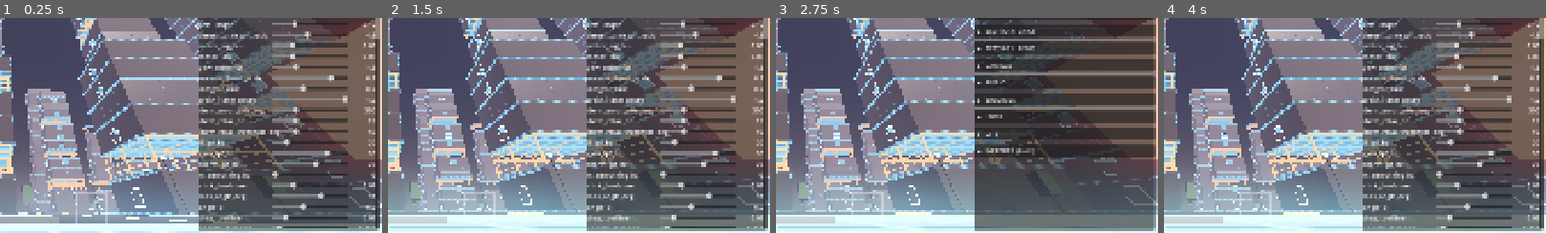
Above: before the commit, frames 1-4 (left to right).
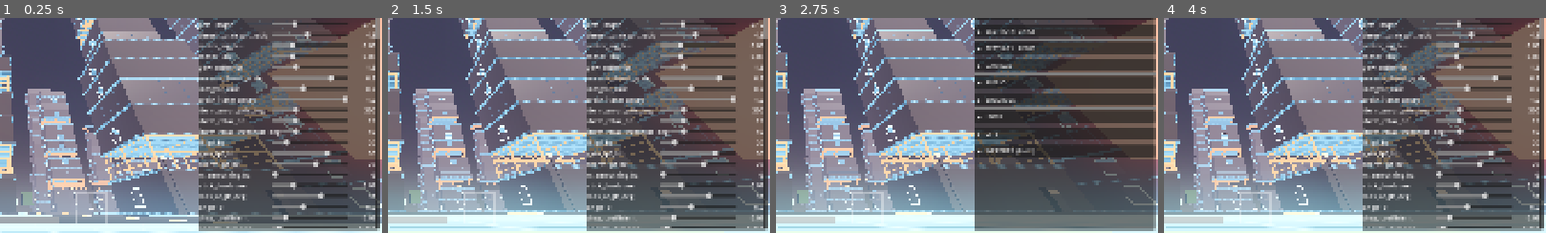
Above: after the commit, the same moments.

Repository: EhudVardi/QuadShot
Game: Godot game, scene res://scenes/city_map.tscn
Same seed, same stepped clock (60 frames per second), same inputs: the game is played once before the commit and once after it. This scene is started directly instead of the project's main scene.
Inputs:
- Up to frame 1 (0.25 s): no input
- Up to frame 2 (1.5 s): tap Enter (arm_toggle) at 0.5, 0.6 s; hold Right (ui_right) 0.53-1.25 s; click "Defaults" at 1.25 s
- Up to frame 3 (2.75 s): click "▼ FLIGHT" at 2 s
- Up to frame 4 (4 s): click "▶ FLIGHT" at 2.75 s; click "del" at 3.5 s
The pictures show only the part of the screen within x 50-100%, y 50-100%; the shares and areas given below are measured in that part.

The runs differ from the first frame. In frame 1, 0.2% of the frame differs, in the area x 4-78%, y 77-92%; in frame 2, 0.2%, in the area x 4-78%, y 76-91%; in frame 3, 0.2%; in frame 4, 0.2%.

Commit message:
B3/B4 v1.64: zonal prop styling — cyber core, natural mid, urban rim
The centre-lush / edge-gritty vision on the v1.63 greenery framework: a
block's ground props follow its height-zone. CYBERPUNK bio-luminescent
greenery at the lush core, NATURAL matte trees in the mid ring, URBAN
hardscape (kiosk + lit sign, bench) at the rim.

Shapes reused, materials swapped: a cyber tree is the tree with a glowing
canopy, a cyber hedge is the planter with a glowing top; only urban adds
new shapes. Style from _prop_style off _zone (CYBER>=0.6, NATURAL>=0.3,
else URBAN). Plazas fill with the zone's park; occupied blocks get the
zone's prop on each sealed side (still never blocking an opening).

Verified gradient (probe, seed-42 6x5): C cluster on the core, N ring
around, U at the edges. Batched to <=7 prop materials, +4 draw calls
(573->577). city_layout_check PASS; scenes boot clean.

Diff:
--- a/scripts/environment/city_layout.gd
+++ b/scripts/environment/city_layout.gd
@@ -114,6 +114,21 @@
 const PLANTER_COLOR: Color = Color(0.18, 0.19, 0.21)
 ## Trees stand about this far apart when a plaza is filled like a park.
 const TREE_SPACING: float = 6.0
+## Prop style by height-zone (v1.64): the lush core glows cyberpunk, the mid ring
+## is natural, the gritty rim is urban hardscape.
+const CYBER_ZONE_CUT: float = 0.6
+const NATURAL_ZONE_CUT: float = 0.3
+## Cyberpunk greenery — bio-luminescent, blooms past the 1.0 threshold.
+const CYBER_BASE_COLOR: Color = Color(0.05, 0.07, 0.08)
+const CYBER_GLOW_COLOR: Color = Color(0.25, 0.95, 0.7)
+const CYBER_GLOW_ENERGY: float = 2.6
+## Urban hardscape — concrete grey with a small warm sign light.
+const HARDSCAPE_COLOR: Color = Color(0.16, 0.17, 0.19)
+const HARDSCAPE_SIGN_COLOR: Color = Color(1.0, 0.5, 0.25)
+const HARDSCAPE_SIGN_ENERGY: float = 2.0
+
+## Ground-prop kit chosen per block by its zone (v1.64).
+enum PropStyle { URBAN, NATURAL, CYBER }
 
 ## A block is either built on, a raised empty plaza, or a sunken marked lot.
 enum Lot { OCCUPIED, PLAZA, SUNKEN }
@@ -447,38 +462,66 @@
 ## + planters), occupied blocks get a couple of street trees at the curb. Uses a
 ## private seed so it never disturbs the building RNG stream — the city is
 ## byte-identical, greenery just lands on top. All batched (3 draw calls).
+## Ground props STYLED BY ZONE (v1.64): the downtown core gets cyberpunk
+## bio-luminescent greenery, the mid ring natural matte trees, the rim urban
+## hardscape (kiosks/benches, no green) — the user's centre-lush / edge-gritty
+## vision. Plazas fill like the zone's kind of park; occupied blocks get a prop
+## on each sealed side. Private seed (the city is untouched); all batched.
 func _build_greenery(lots: Array) -> void:
 	var g_rng := RandomNumberGenerator.new()
 	g_rng.seed = layout_seed * 977 + 13
-	var trunk_mat := StandardMaterial3D.new()
-	trunk_mat.albedo_color = TREE_TRUNK_COLOR
-	trunk_mat.roughness = 0.9
-	var leaf_mat := StandardMaterial3D.new()
-	leaf_mat.albedo_color = TREE_LEAF_COLOR
-	leaf_mat.roughness = 0.85
-	var planter_mat := StandardMaterial3D.new()
-	planter_mat.albedo_color = PLANTER_COLOR
-	planter_mat.roughness = 0.9
+	var mats: Dictionary = _prop_materials()
 	var batch := BoxBatcher.new()
 	for r: int in rows:
 		for c: int in cols:
+			var style: int = _prop_style(c, r)
 			var x: float = _col_x[c]
 			var z: float = _row_z[r]
 			var w: float = _col_w[c]
 			var d: float = _row_d[r]
 			match lots[r][c]:
 				Lot.PLAZA:
-					_fill_plaza(batch, g_rng, x, z, w, d, trunk_mat, leaf_mat, planter_mat)
+					_fill_plaza(batch, g_rng, style, x, z, w, d, mats)
 				Lot.OCCUPIED:
-					_dress_sidewalk(batch, g_rng, x, z, w, d, trunk_mat, leaf_mat)
+					_dress_sidewalk(batch, g_rng, style, x, z, w, d, mats)
 	batch.commit_into(self)
 
 
-## A plaza filled like a small park: a jittered grid of mostly trees plus the odd
-## planter, on the raised slab.
-func _fill_plaza(batch: BoxBatcher, g_rng: RandomNumberGenerator, cx: float,
-		cz: float, w: float, d: float, trunk_mat: Material, leaf_mat: Material,
-		planter_mat: Material) -> void:
+## A block's ground-prop style from its height-zone: cyberpunk at the lush core,
+## natural in the mid ring, urban hardscape at the gritty rim.
+func _prop_style(c: int, r: int) -> int:
+	var zone: float = _zone(c, r)
+	if zone >= CYBER_ZONE_CUT:
+		return PropStyle.CYBER
+	if zone >= NATURAL_ZONE_CUT:
+		return PropStyle.NATURAL
+	return PropStyle.URBAN
+
+
+## Shared material set for every prop kit — each material is one batched draw call.
+func _prop_materials() -> Dictionary:
+	return {
+		"trunk": _flat_mat(TREE_TRUNK_COLOR, 0.9),
+		"leaf": _flat_mat(TREE_LEAF_COLOR, 0.85),
+		"planter": _flat_mat(PLANTER_COLOR, 0.9),
+		"cyber_base": _flat_mat(CYBER_BASE_COLOR, 0.6),
+		"cyber_glow": _emissive_mat(CYBER_GLOW_COLOR, CYBER_GLOW_ENERGY),
+		"concrete": _flat_mat(HARDSCAPE_COLOR, 0.9),
+		"sign": _emissive_mat(HARDSCAPE_SIGN_COLOR, HARDSCAPE_SIGN_ENERGY),
+	}
+
+
+func _flat_mat(color: Color, rough: float) -> StandardMaterial3D:
+	var mat := StandardMaterial3D.new()
+	mat.albedo_color = color
+	mat.roughness = rough
+	return mat
+
+
+## A plaza filled like the zone's kind of park: a jittered grid of that style's
+## props on the raised slab.
+func _fill_plaza(batch: BoxBatcher, g_rng: RandomNumberGenerator, style: int,
+		cx: float, cz: float, w: float, d: float, mats: Dictionary) -> void:
 	var inset: float = 3.0
 	var iw: float = w - 2.0 * inset
 	var id: float = d - 2.0 * inset
@@ -492,19 +535,15 @@
 			var fz: float = 0.5 if nz == 1 else float(j) / float(nz - 1)
 			var px: float = cx - iw * 0.5 + iw * fx + g_rng.randf_range(-0.8, 0.8)
 			var pz: float = cz - id * 0.5 + id * fz + g_rng.randf_range(-0.8, 0.8)
-			if g_rng.randf() < 0.75:
-				_add_tree(batch, px, pz, g_rng, trunk_mat, leaf_mat)
-			else:
-				_add_planter(batch, px, pz, planter_mat, leaf_mat)
-
-
-## Street trees on an occupied block's SEALED sides only (v1.63b) — a tree
-## softens the blank outward wall and, by construction, never blocks an opening
-## (the user's note: edge-centre trees were sitting in front of the windows).
-## Core blocks (open on all sides) get none; their greenery is the plaza parks.
-## Order matches _facing_open_sides / SIDES: front +Z, back -Z, right +X, left -X.
-func _dress_sidewalk(batch: BoxBatcher, g_rng: RandomNumberGenerator, cx: float,
-		cz: float, w: float, d: float, trunk_mat: Material, leaf_mat: Material) -> void:
+			_add_prop(batch, style, px, pz, g_rng, mats)
+
+
+## A prop on each of an occupied block's SEALED sides (blank outward walls) — the
+## v1.63b rule (never blocks an opening), now styled by zone. Core blocks (open
+## all round) get none; their greenery is the plaza parks. Side order matches
+## _facing_open_sides / SIDES: front +Z, back -Z, right +X, left -X.
+func _dress_sidewalk(batch: BoxBatcher, g_rng: RandomNumberGenerator, style: int,
+		cx: float, cz: float, w: float, d: float, mats: Dictionary) -> void:
 	var open: Array = _facing_open_sides(cx, cz)
 	var inset: float = 1.2
 	var spots: Array = [
@@ -515,7 +554,30 @@
 	]
 	for i: int in 4:
 		if not open[i]:
-			_add_tree(batch, spots[i].x, spots[i].y, g_rng, trunk_mat, leaf_mat)
+			_add_prop(batch, style, spots[i].x, spots[i].y, g_rng, mats)
+
+
+## Place one prop of the given style. Natural + cyber reuse the tree/hedge shapes
+## with different materials (a cyber tree is a tree with a glowing canopy); urban
+## has its own kiosk/bench.
+func _add_prop(batch: BoxBatcher, style: int, x: float, z: float,
+		g_rng: RandomNumberGenerator, mats: Dictionary) -> void:
+	match style:
+		PropStyle.CYBER:
+			if g_rng.randf() < 0.6:
+				_add_tree(batch, x, z, g_rng, mats["cyber_base"], mats["cyber_glow"])
+			else:
+				_add_hedge(batch, x, z, mats["cyber_base"], mats["cyber_glow"])
+		PropStyle.NATURAL:
+			if g_rng.randf() < 0.75:
+				_add_tree(batch, x, z, g_rng, mats["trunk"], mats["leaf"])
+			else:
+				_add_hedge(batch, x, z, mats["planter"], mats["leaf"])
+		_:
+			if g_rng.randf() < 0.5:
+				_add_kiosk(batch, x, z, g_rng, mats["concrete"], mats["sign"])
+			else:
+				_add_bench(batch, x, z, g_rng, mats["concrete"])
 
 
 ## A greybox tree: a slim trunk under a boxy canopy, standing on the sidewalk.
@@ -531,11 +593,31 @@
 			Vector3(x, CURB_HEIGHT + trunk_h + canopy_h * 0.5, z), leaf_mat)
 
 
-## A low planter box with a hedge on top.
-func _add_planter(batch: BoxBatcher, x: float, z: float, planter_mat: Material,
-		leaf_mat: Material) -> void:
-	batch.add(Vector3(1.4, 0.5, 1.4), Vector3(x, CURB_HEIGHT + 0.25, z), planter_mat)
-	batch.add(Vector3(1.2, 0.5, 1.2), Vector3(x, CURB_HEIGHT + 0.75, z), leaf_mat)
+## A low planter box with a hedge on top — natural (concrete + green) or cyber
+## (dark base + glowing top), by the materials passed.
+func _add_hedge(batch: BoxBatcher, x: float, z: float, base_mat: Material,
+		top_mat: Material) -> void:
+	batch.add(Vector3(1.4, 0.5, 1.4), Vector3(x, CURB_HEIGHT + 0.25, z), base_mat)
+	batch.add(Vector3(1.2, 0.5, 1.2), Vector3(x, CURB_HEIGHT + 0.75, z), top_mat)
+
+
+## Urban hardscape: a chest-high kiosk / utility cabinet with a thin lit sign.
+func _add_kiosk(batch: BoxBatcher, x: float, z: float, g_rng: RandomNumberGenerator,
+		body_mat: Material, sign_mat: Material) -> void:
+	var h: float = g_rng.randf_range(1.8, 2.6)
+	var bw: float = g_rng.randf_range(1.1, 1.7)
+	batch.add(Vector3(bw, h, bw * 0.7), Vector3(x, CURB_HEIGHT + h * 0.5, z), body_mat)
+	batch.add(Vector3(bw * 0.85, 0.28, 0.06),
+			Vector3(x, CURB_HEIGHT + h * 0.78, z + bw * 0.36), sign_mat)
+
+
+## Urban hardscape: a low bench, randomly oriented.
+func _add_bench(batch: BoxBatcher, x: float, z: float, g_rng: RandomNumberGenerator,
+		mat: Material) -> void:
+	var length: float = g_rng.randf_range(1.6, 2.2)
+	var size: Vector3 = Vector3(0.5, 0.45, length) if g_rng.randf() < 0.5 \
+			else Vector3(length, 0.45, 0.5)
+	batch.add(size, Vector3(x, CURB_HEIGHT + 0.225, z), mat)
 
 
 func _add_line(size: Vector3, at: Vector3, mat: Material) -> void:
Not shown, changed: GAMEPLAY-DESIGN.md
